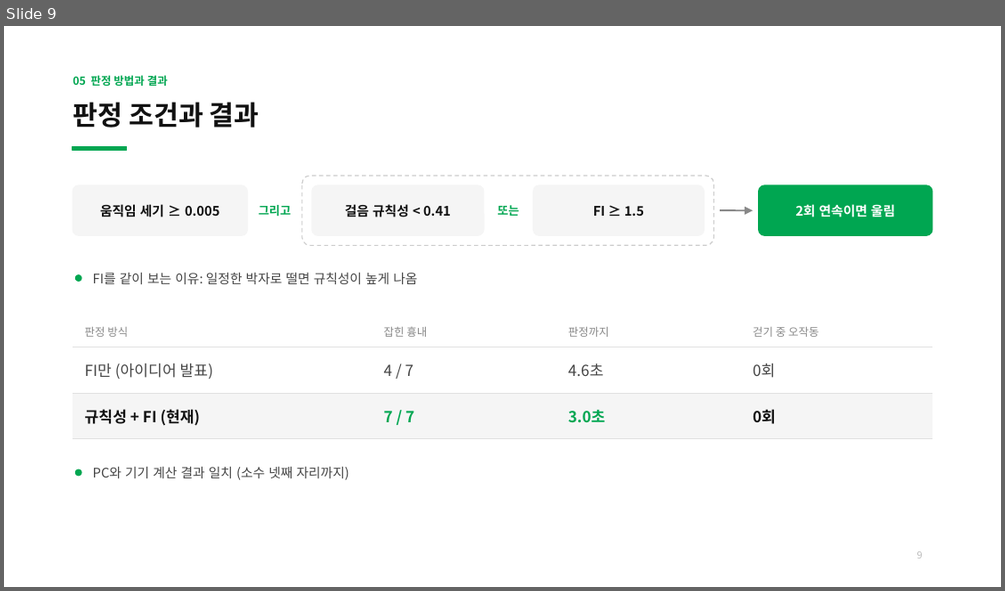
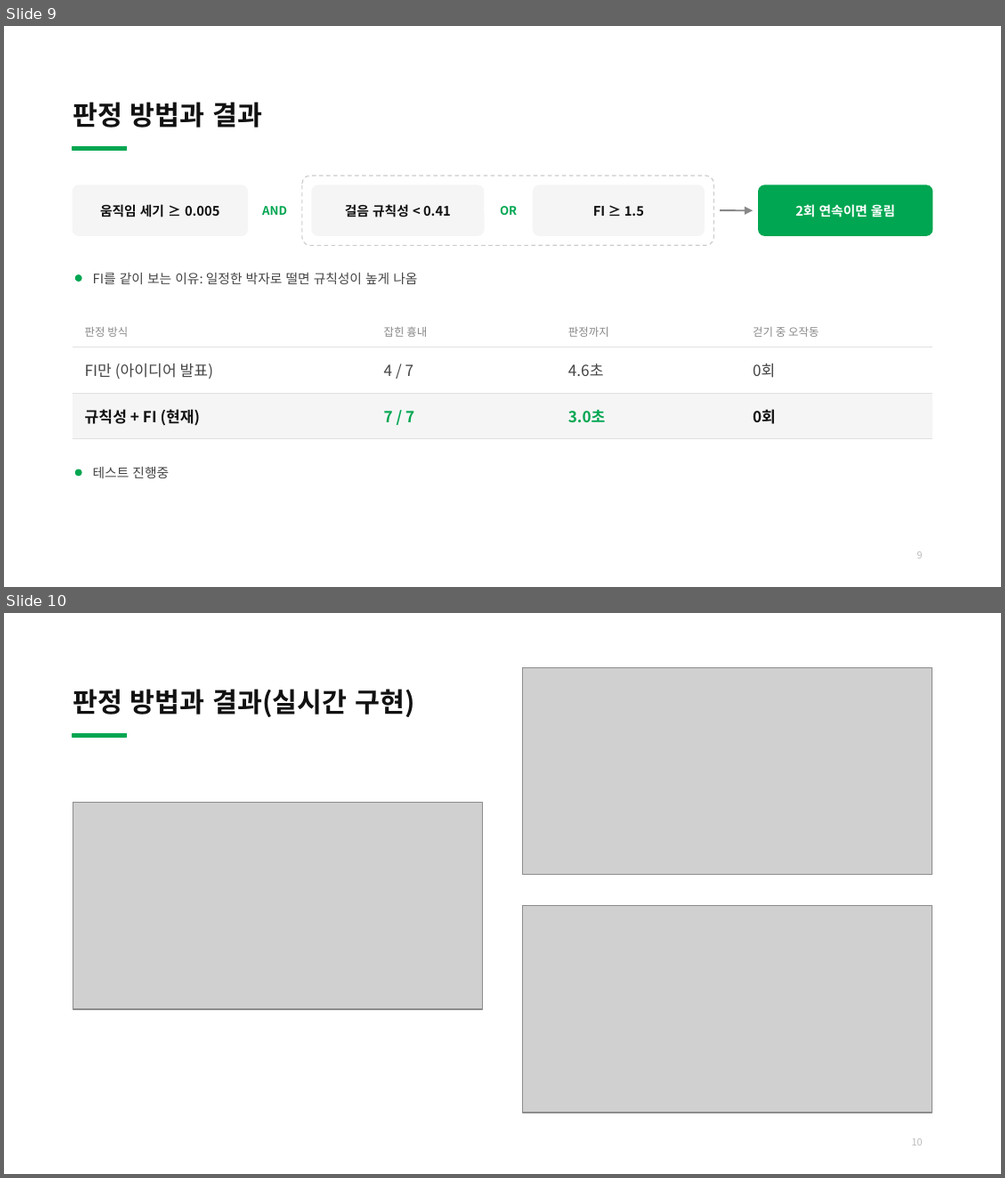
Before and after one commit to bell-ha/fog-cue, a slide deck: 2_중간발표/32203482이종하_개인맞춤형디바이스개발_중간발표.pptx. Shown one above the other, each under a label of ours: slide 9 before the commit, slides 9 and 10 after it. The pictures are 1005x591 and 1005x1178 pixels, drawn with LibreOffice and Linux fonts; fonts in the diff are those of the drawing; grey boxes stand for pictures. Boxes give left, top, right and bottom in pixels: in the first picture for what was removed or moved away, otherwise in the second. Text is boxed around its words. In the diff, an @@ line names an element or a change of style, - is before the commit and + after.

```diff
--- a/2_중간발표/32203482이종하_개인맞춤형디바이스개발_중간발표.pptx
+++ b/2_중간발표/32203482이종하_개인맞춤형디바이스개발_중간발표.pptx
@@ slide 10 added at [4, 613, 1001, 1174], background #FFFFFF; not listed: 1 template element that a slide beside it also shows @@
@@ title added at [73, 689, 415, 717], 19.5 pt, text #111111, bold @@
+판정 방법과 결과(실시간 구현)
@@ picture added at [522, 668, 932, 874] @@
@@ picture added at [73, 803, 483, 1009] @@
@@ picture added at [522, 906, 932, 1112] @@
@@ page number added at [912, 1138, 922, 1145], 7 pt, text #BBBBBB @@
+10
@@ slide 9 changed as well @@
@@ text removed at [73, 75, 168, 86] @@
-05 판정 방법과 결과
@@ title at [73, 102, 262, 127]: text changed @@
-판정 조건과 결과
+판정 방법과 결과
@@ text at [262, 206, 287, 215]: text changed @@
-그리고
+AND
@@ text at [500, 206, 517, 215]: text changed @@
-또는
+OR
@@ text at [93, 466, 169, 478]: text changed @@
-PC와 기기 계산 결과 일치 (소수 넷째 자리까지)
+테스트 진행중
```
Also in this commit, not shown: 9 other slides changed, 1 other slide added, 2 slides removed, 11 other files.
